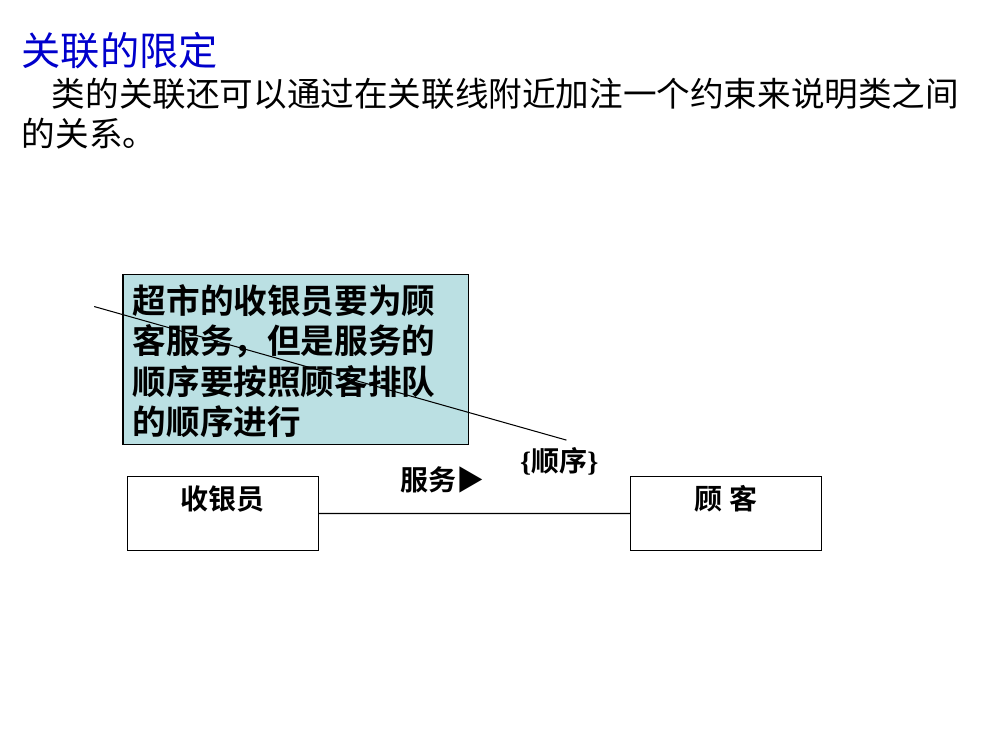
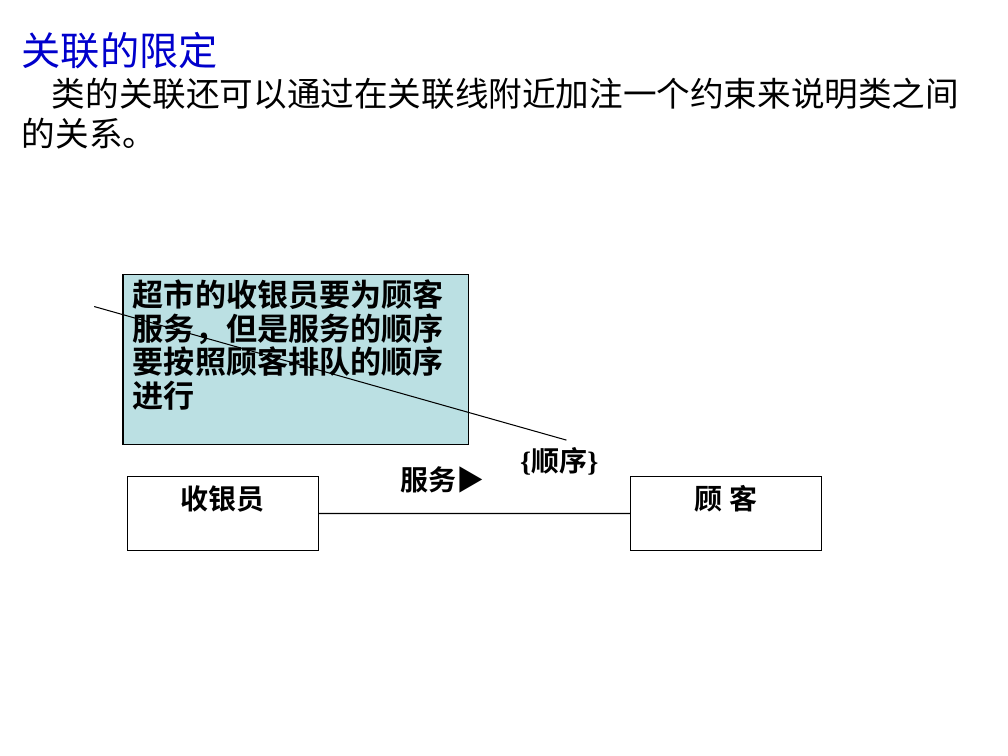
Before and after one commit to Zhangyucong0210/UML_DataBase, a slide deck: slide 17 of PPT/1.3类图.ppt (slide 18 before the commit). Drawn at 1008x756 pixels with LibreOffice and Linux fonts; fonts in the diff are those of the drawing. Boxes give left, top, right and bottom in pixels: in the first picture for what was removed or moved away, otherwise in the second. Text is boxed around its words. In the diff, an @@ line names an element or a change of style, - is before the commit and + after.

```diff
--- a/PPT/1.3类图.ppt
+++ b/PPT/1.3类图.ppt
@@ border callout "超市的收银员要为顾客服务，但是服务的顺序要按照顾客排队的顺序进行" at (x1=123, y1=275, x2=469, y2=445): size 24 to 22.2 pt; line spacing 1 to 0.9 @@
```
Also in this commit, not shown: 5 slides removed, 31 other files.
